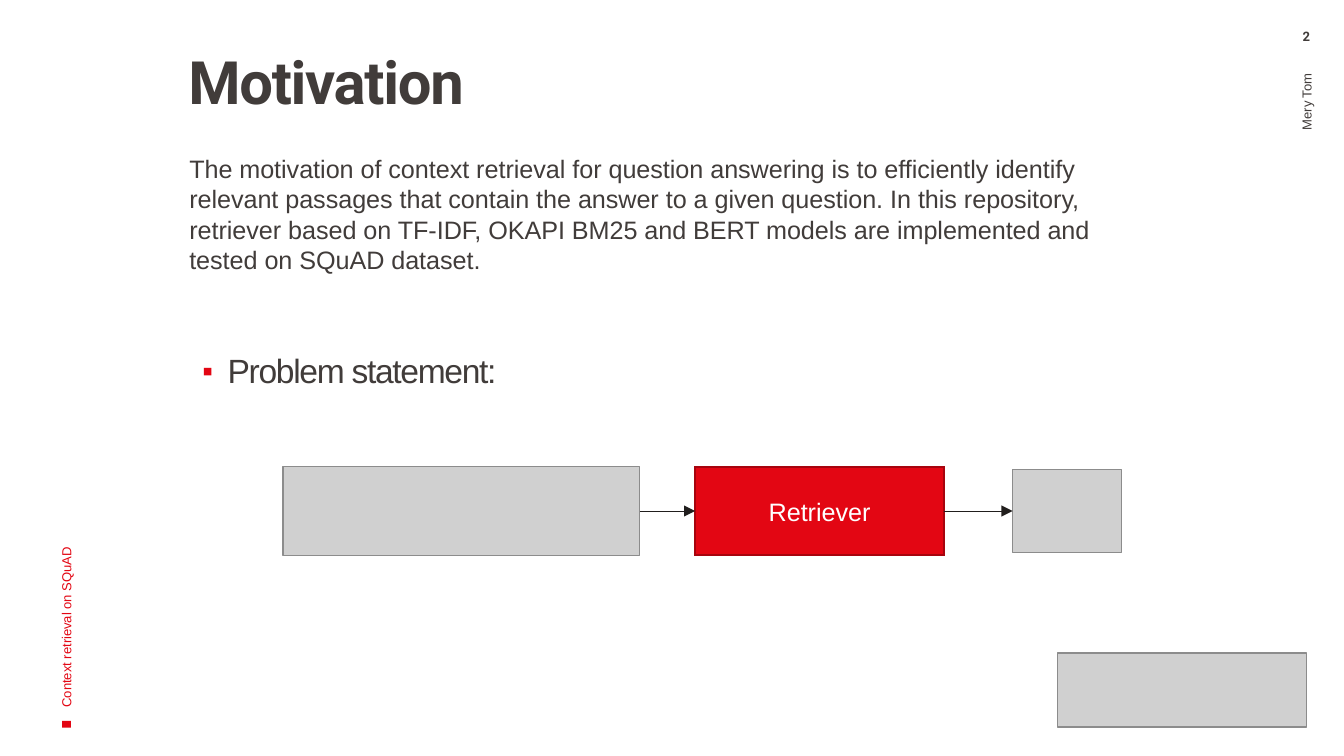
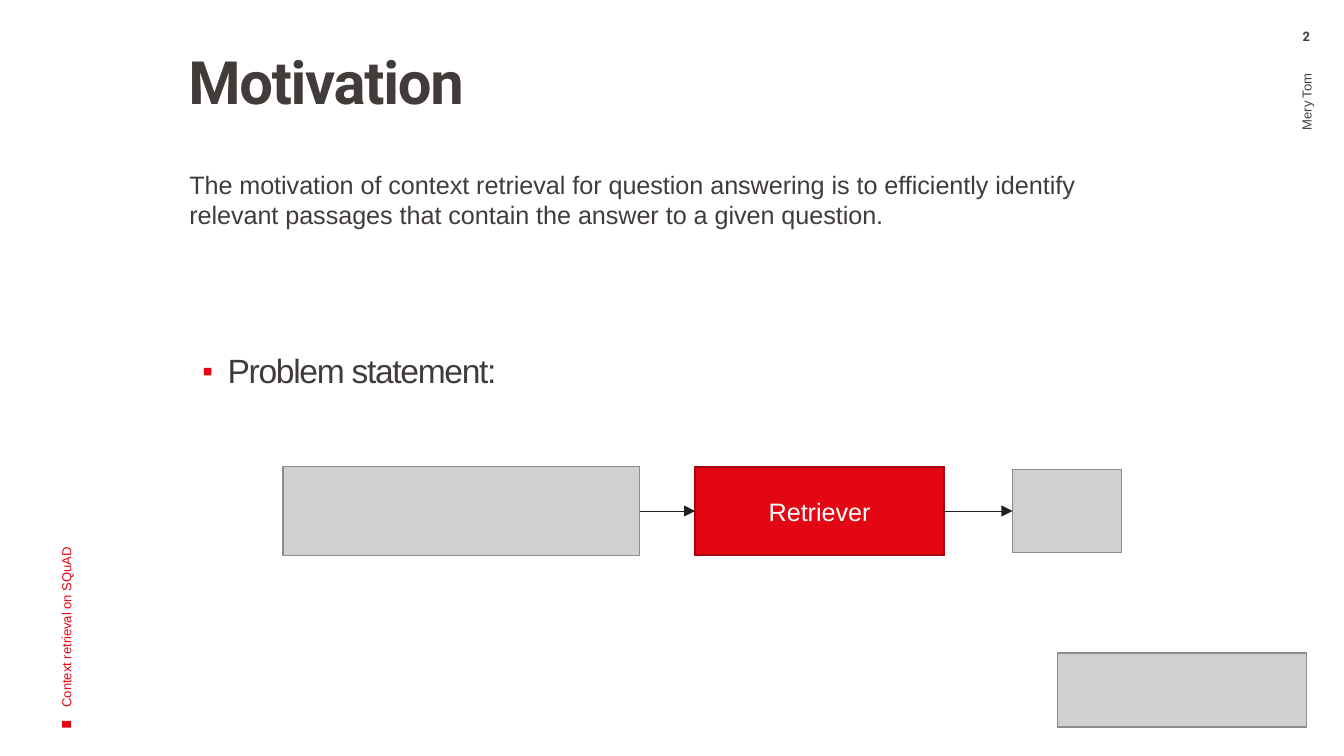
Before and after one commit to TemryL/CR-SQuAD, a slide deck: slide 2 of presentation.pptx. Drawn at 1344x756 pixels with LibreOffice and Linux fonts; fonts in the diff are those of the drawing; grey boxes stand for pictures; background and template pictures are left out. Boxes give left, top, right and bottom in pixels: in the first picture for what was removed or moved away, otherwise in the second. Text is boxed around its words. In the diff, an @@ line names an element or a change of style, - is before the commit and + after.

Commit message:
final pres

```diff
--- a/presentation.pptx
+++ b/presentation.pptx
@@ text at [189,175,1074,230]: text changed @@
-The motivation of context retrieval for question answering is to efficiently identify relevant passages that contain the answer to a given question. In this repository, retriever based on TF-IDF, OKAPI BM25 and BERT models are implemented and tested on SQuAD dataset.
+The motivation of context retrieval for question answering is to efficiently identify relevant passages that contain the answer to a given question.
```
